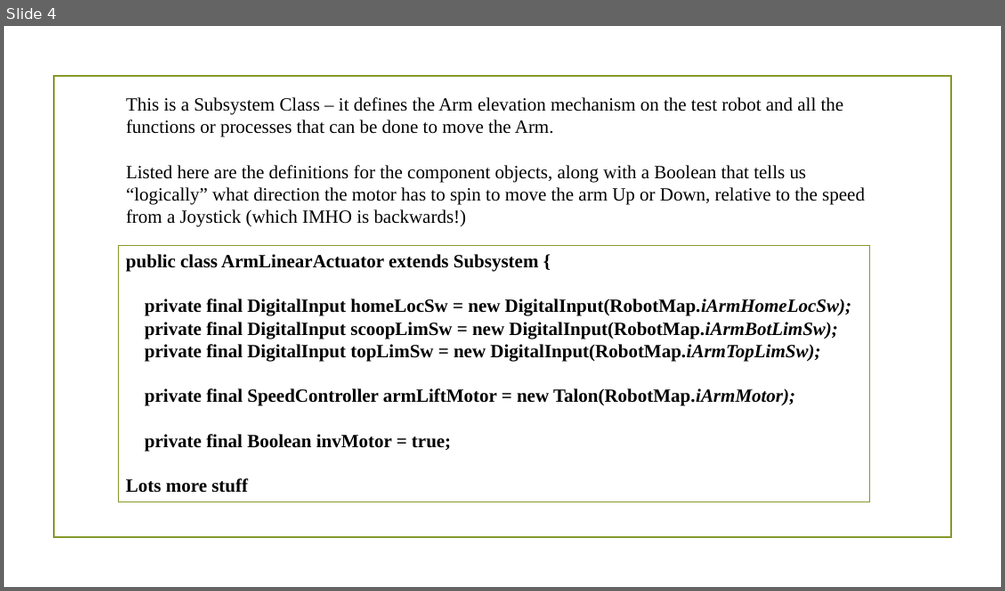
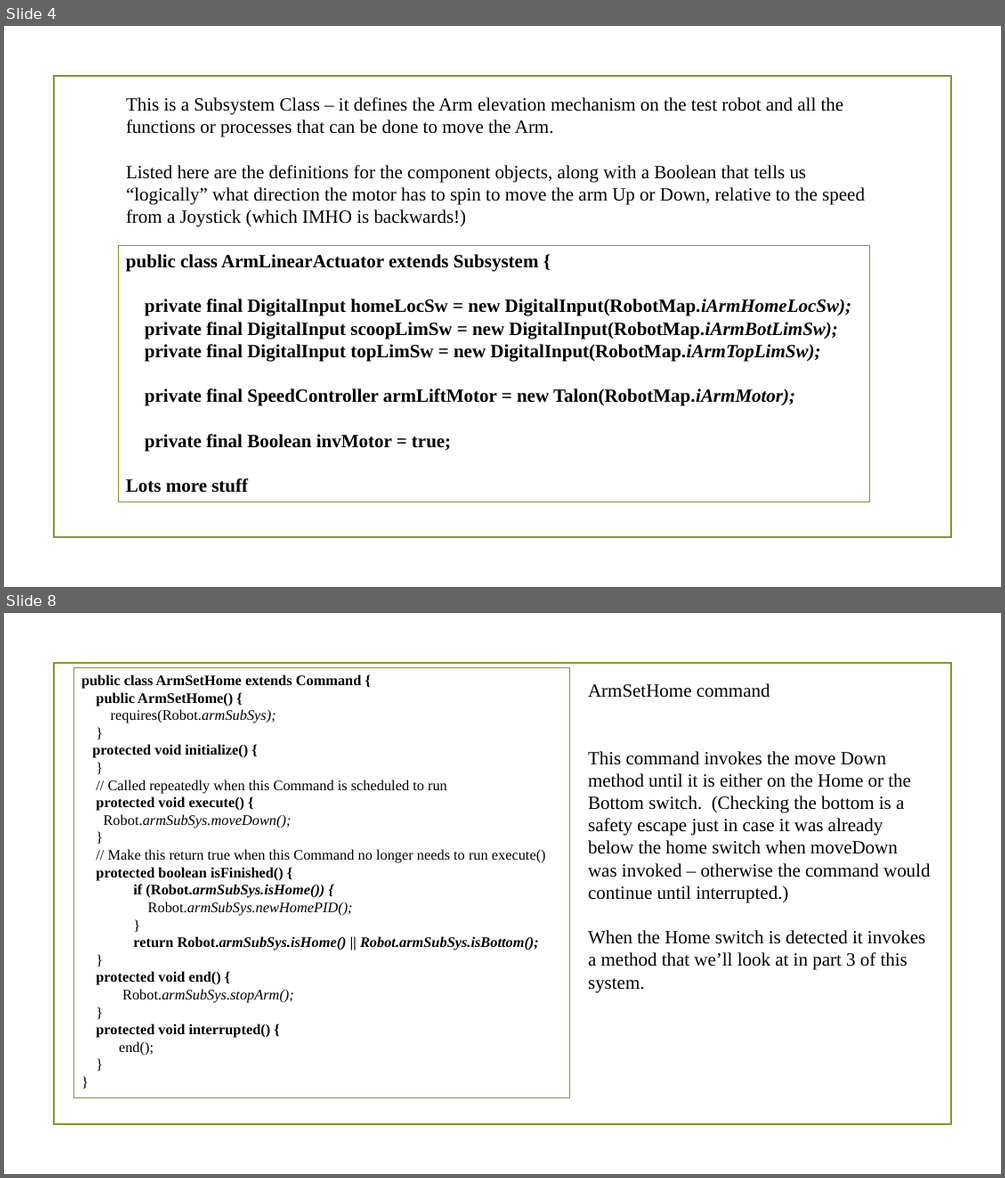
Before and after one commit to 4662FRCRobotics/Training, a slide deck: Object Oriented Programming FRC Context ArmSystem P2.pptx. Shown one above the other, each under a label of ours: slide 4 before the commit, slides 4 and 8 after it; the slides between them are not shown. The pictures are 1005x591 and 1005x1178 pixels, drawn with LibreOffice and Linux fonts; fonts in the diff are those of the drawing; background and template pictures are left out. Boxes give left, top, right and bottom in pixels: in the first picture for what was removed or moved away, otherwise in the second. Text is boxed around its words. In the diff, an @@ line names an element or a change of style, - is before the commit and + after.

Commit message:
Add eclipse presentations
eclipse screen shots presentations
ArmSystem p2 initialize example

```diff
--- a/Object Oriented Programming FRC Context ArmSystem P2.pptx
+++ b/Object Oriented Programming FRC Context ArmSystem P2.pptx
@@ slide 8 added at (4, 613, 1001, 1174), background picture (left out); not listed: 1 template element that a slide beside it also shows @@
@@ rectangle added at (74, 667, 570, 1098), outline #83992A 0.75 pt, 14 pt, text #000000, bold @@
+public class ArmSetHome extends Command {
+public ArmSetHome() {
+requires(Robot.armSubSys);
+}
+protected void initialize() {
+}
+// Called repeatedly when this Command is scheduled to run
+protected void execute() {
+Robot.armSubSys.moveDown();
+}
+// Make this return true when this Command no longer needs to run execute()
+protected boolean isFinished() {
+if (Robot.armSubSys.isHome()) {
+Robot.armSubSys.newHomePID();
+}
+return Robot.armSubSys.isHome() || Robot.armSubSys.isBottom();
+}
+protected void end() {
+Robot.armSubSys.stopArm();
+}
+protected void interrupted() {
+end();
+}
+}
@@ text added at (588, 683, 930, 992), 18 pt, text #000000 @@
+ArmSetHome command
+This command invokes the move Down method until it is either on the Home or the Bottom switch. (Checking the bottom is a safety escape just in case it was already below the home switch when moveDown was invoked – otherwise the command would continue until interrupted.)
+When the Home switch is detected it invokes a method that we’ll look at in part 3 of this system.
```
Also in this commit, not shown: 4 slides changed, 3 other slides added, 3 slides removed, 4 other files.
